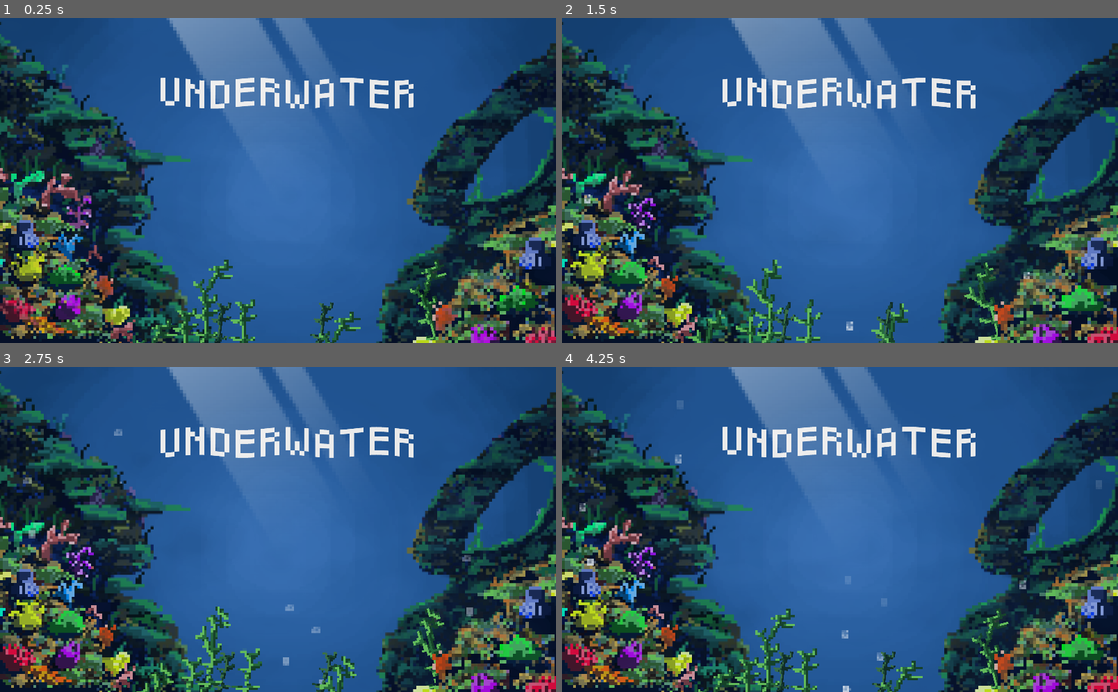
Above: before the commit, frames 1-4 (two rows, left to right).
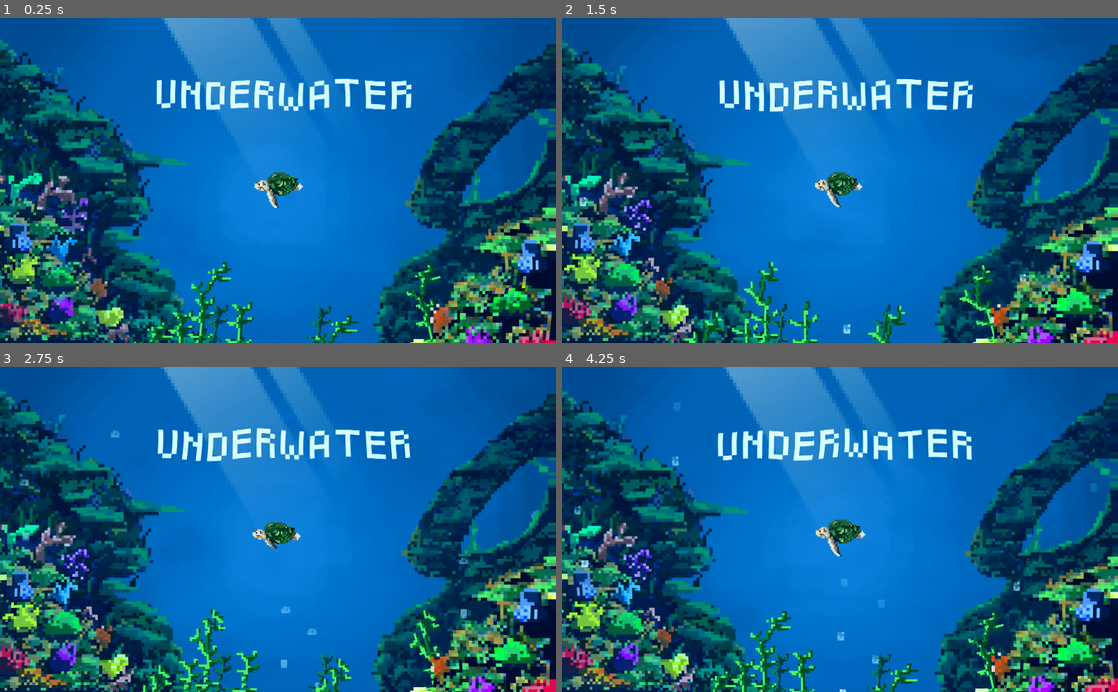
Above: after the commit, the same moments.

Repository: Gerchis/JamTeamSeas
Game: Godot game, scene res://Scenes/MainMenu/MainMenu.tscn
The game is run twice, just before and just after one commit, with the same random seed, the same clock (stepped at 60 frames per second) and the same inputs.
Inputs:
- Up to frame 1 (0.25 s): no input
- Up to frame 2 (1.5 s): no input
- Up to frame 3 (2.75 s): no input
- Up to frame 4 (4.25 s): no input

The runs differ from the first frame. In frame 1, 93% of the frame differs, in the area x 0-100%, y 0-100%; in frame 2, 93%; in frame 3, 93%; in frame 4, 93%.

Commit message:
WaterDistortion

Diff:
--- a/Scenes/MainMenu/MainMenu.tscn
+++ b/Scenes/MainMenu/MainMenu.tscn
@@ -9,9 +9,11 @@
 [ext_resource path="res://Sprites/Reef/2DReefCoral_003.png" type="Texture" id=7]
 [ext_resource path="res://Sprites/Seaweed/AnimationSeaWeed_003.png" type="Texture" id=8]
 [ext_resource path="res://Sprites/Seaweed/AnimationSeaWeed_002.png" type="Texture" id=9]
-[ext_resource path="res://shader/Distortion.tres" type="Material" id=10]
+[ext_resource path="res://shader/WaterBackground.tres" type="Material" id=10]
 [ext_resource path="res://Sprites/Title/TitleSpriteSheet_001.png" type="Texture" id=11]
 [ext_resource path="res://Sprites/LightSea/LigthSea_001.png" type="Texture" id=12]
+[ext_resource path="res://Sprites/Turtle/IdleSpriteSheetTurtle_001.png" type="Texture" id=13]
+[ext_resource path="res://shader/WaterDistortion.tres" type="Material" id=14]
 
 [sub_resource type="Animation" id=1]
 resource_name = "Seaweed_01"
@@ -100,19 +102,20 @@
 }
 
 [sub_resource type="Animation" id=4]
-length = 2.0
-loop = true
-tracks/0/type = "value"
-tracks/0/path = NodePath(".:frame")
-tracks/0/interp = 1
-tracks/0/loop_wrap = true
-tracks/0/imported = false
-tracks/0/enabled = true
-tracks/0/keys = {
-"times": PoolRealArray( 0, 0.5, 1, 1.5 ),
-"transitions": PoolRealArray( 1, 1, 1, 1 ),
-"update": 1,
-"values": [ 0, 1, 2, 3 ]
+resource_name = "Idle"
+length = 1.4
+loop = true
+tracks/0/type = "value"
+tracks/0/path = NodePath(".:frame")
+tracks/0/interp = 1
+tracks/0/loop_wrap = false
+tracks/0/imported = false
+tracks/0/enabled = true
+tracks/0/keys = {
+"times": PoolRealArray( 0, 0.2, 0.4, 0.6, 0.8, 1, 1.2 ),
+"transitions": PoolRealArray( 1, 1, 1, 1, 1, 1, 1 ),
+"update": 1,
+"values": [ 0, 1, 2, 3, 4, 5, 6 ]
 }
 
 [sub_resource type="Animation" id=5]
@@ -196,6 +199,22 @@
 }
 
 [sub_resource type="Animation" id=10]
+length = 2.0
+loop = true
+tracks/0/type = "value"
+tracks/0/path = NodePath(".:frame")
+tracks/0/interp = 1
+tracks/0/loop_wrap = true
+tracks/0/imported = false
+tracks/0/enabled = true
+tracks/0/keys = {
+"times": PoolRealArray( 0, 0.5, 1, 1.5 ),
+"transitions": PoolRealArray( 1, 1, 1, 1 ),
+"update": 1,
+"values": [ 0, 1, 2, 3 ]
+}
+
+[sub_resource type="Animation" id=11]
 length = 1.5
 loop = true
 tracks/0/type = "value"
@@ -211,11 +230,6 @@
 "values": [ 0, 1, 2 ]
 }
 
-[sub_resource type="AtlasTexture" id=11]
-flags = 4
-atlas = ExtResource( 11 )
-region = Rect2( 0, 0, 1254, 244 )
-
 [sub_resource type="AtlasTexture" id=12]
 flags = 4
 atlas = ExtResource( 11 )
@@ -236,9 +250,19 @@
 atlas = ExtResource( 11 )
 region = Rect2( 0, 976, 1254, 244 )
 
-[sub_resource type="SpriteFrames" id=16]
+[sub_resource type="AtlasTexture" id=16]
+flags = 4
+atlas = ExtResource( 11 )
+region = Rect2( 0, 732, 1254, 244 )
+
+[sub_resource type="AtlasTexture" id=17]
+flags = 4
+atlas = ExtResource( 11 )
+region = Rect2( 0, 488, 1254, 244 )
+
+[sub_resource type="SpriteFrames" id=18]
 animations = [ {
-"frames": [ SubResource( 11 ), SubResource( 12 ), SubResource( 13 ), SubResource( 14 ), SubResource( 15 ) ],
+"frames": [ SubResource( 12 ), SubResource( 13 ), SubResource( 14 ), SubResource( 15 ), SubResource( 16 ), SubResource( 17 ) ],
 "loop": true,
 "name": "default",
 "speed": 5.0
@@ -334,6 +358,27 @@
 position = Vector2( -309.255, 239.152 )
 script = ExtResource( 5 )
 
+[node name="WaterEffect_01" type="Sprite" parent="."]
+modulate = Color( 1, 1, 1, 0.196078 )
+material = ExtResource( 10 )
+position = Vector2( 517.377, 307.309 )
+scale = Vector2( 0.567629, 0.575674 )
+texture = ExtResource( 3 )
+
+[node name="Turtle" type="Sprite" parent="."]
+position = Vector2( 520.817, 294.48 )
+scale = Vector2( 0.276079, 0.276079 )
+texture = ExtResource( 13 )
+hframes = 4
+vframes = 2
+frame = 2
+region_enabled = true
+region_rect = Rect2( -20, -37, 2760, 757 )
+
+[node name="AnimationPlayer" type="AnimationPlayer" parent="Turtle"]
+autoplay = "Idle"
+anims/Idle = SubResource( 4 )
+
 [node name="Seaweed_01" type="Sprite" parent="."]
 position = Vector2( 381, 524.612 )
 scale = Vector2( 0.402985, 0.402985 )
@@ -416,23 +461,21 @@
 
 [node name="AnimationPlayer" type="AnimationPlayer" parent="Reef_05"]
 autoplay = "Reed_05"
-anims/Reed_05 = SubResource( 10 )
-
-[node name="Reef_04" type="Sprite" parent="."]
-modulate = Color( 1, 1, 1, 0.196078 )
-material = ExtResource( 10 )
-position = Vector2( 517.377, 307.309 )
-scale = Vector2( 0.567629, 0.575674 )
-texture = ExtResource( 3 )
+anims/Reed_05 = SubResource( 11 )
 
 [node name="Title_01" type="AnimatedSprite" parent="."]
 position = Vector2( 528.916, 138.593 )
 scale = Vector2( 0.4, 0.4 )
-frames = SubResource( 16 )
-frame = 1
+frames = SubResource( 18 )
 playing = true
 
+[node name="WaterEffect_02" type="Sprite" parent="."]
+material = ExtResource( 14 )
+position = Vector2( 517.377, 306.453 )
+scale = Vector2( 0.567629, 0.574089 )
+texture = ExtResource( 3 )
+
 [node name="LigthSea_001" type="Sprite" parent="."]
-position = Vector2( 569.089, 325.395 )
+position = Vector2( 559.201, 325.395 )
 scale = Vector2( 0.610417, 0.62963 )
 texture = ExtResource( 12 )
--- a/shader/Distortion.tres
+++ b/shader/WaterBackground.tres
@@ -10,10 +10,10 @@
 
 void fragment(){
 
-	float distortion = texture(noise, UV*distortion_scale + TIME * speed).x * intensity;
+	float distortion = texture(noise, UV *distortion_scale + TIME * speed).x * intensity;
 	distortion -= 0.5;
 
-	vec2 screenuv = vec2(UV.x - distortion, UV.y);
+	vec2 screenuv = vec2(UV.x - distortion, UV.y + distortion);
 
 	COLOR = texture(TEXTURE, screenuv);
 }"
--- /dev/null
+++ b/shader/WaterDistortion.tres
@@ -0,0 +1,49 @@
+[gd_resource type="ShaderMaterial" load_steps=2 format=2]
+
+[sub_resource type="Shader" id=1]
+code = "shader_type canvas_item;
+
+uniform vec4 blue_tint : hint_color;
+
+float rand(vec2 coord){
+	return fract(sin(dot(coord, vec2(12.9898, 78.233)))* 43758.5453123);
+}
+
+float noise(vec2 coord){
+	vec2 i = floor(coord);
+	vec2 f = fract(coord);
+
+	float a = rand(i);
+	float b = rand(i + vec2(1.0, 0.0));
+	float c = rand(i + vec2(0.0, 1.0));
+	float d = rand(i + vec2(1.0,1.0));
+
+	vec2 cubic = f*f*(3.0 - 2.0 * f);
+
+	return mix (a,b,cubic.x) + (c-a) * cubic.y * (1.0 - cubic.x) + (d - b)*cubic.x*cubic.y;
+}
+
+void fragment(){
+
+	vec2 noisecoord1 = UV * 8.0;
+	vec2 noisecoord2 = UV * 8.0 + 4.0;
+
+	vec2 motion1 = vec2(TIME * 0.3, TIME * -0.4);
+	vec2 motion2 = vec2(TIME * 0.1, TIME * 0.5);
+
+	vec2 distortion1 = vec2(noise(noisecoord1 + motion1), noise(noisecoord2 + motion1));
+	vec2 distortion2 = vec2(noise(noisecoord1 + motion2), noise(noisecoord2 + motion2));
+
+	vec2 distort_sum = (distortion1 + distortion2) / 150.0;
+
+	vec4 color = textureLod(SCREEN_TEXTURE, SCREEN_UV + distort_sum, 0.0);
+
+	color = mix(color, blue_tint, 0.2);
+	color.rgb = mix(vec3(0.5), color.rgb, 1.4);
+
+	COLOR = color;
+}"
+
+[resource]
+shader = SubResource( 1 )
+shader_param/blue_tint = Color( 0, 0.784314, 1, 1 )
Not shown: 7 places in Scenes/MainMenu/MainMenu.tscn that only renumber resources
Renamed: IdleSpriteSheetTurtle_001.png -> Sprites/Turtle/IdleSpriteSheetTurtle_001.png
Not shown, added: Sprites/Turtle/IdleSpriteSheetTurtle_001.png.import
Renamed: WalkSpriteSheetTurtle_001.png -> Sprites/Turtle/WalkSpriteSheetTurtle_001.png
Not shown, added: Sprites/Turtle/WalkSpriteSheetTurtle_001.png.import
